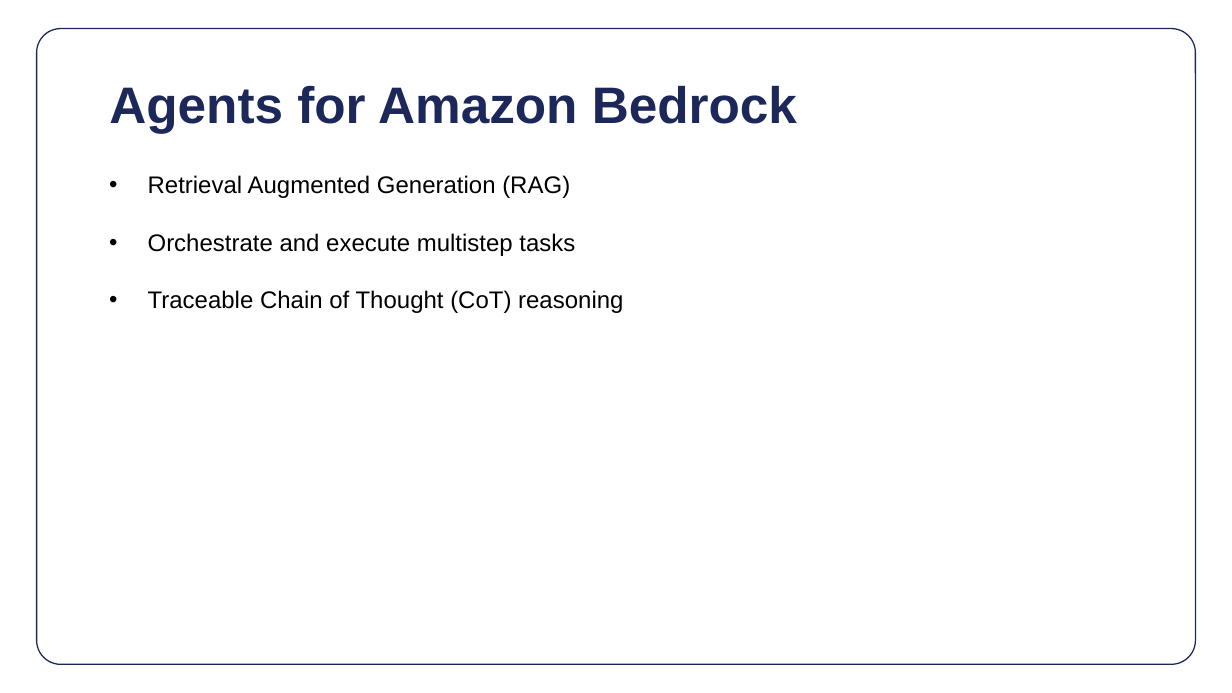
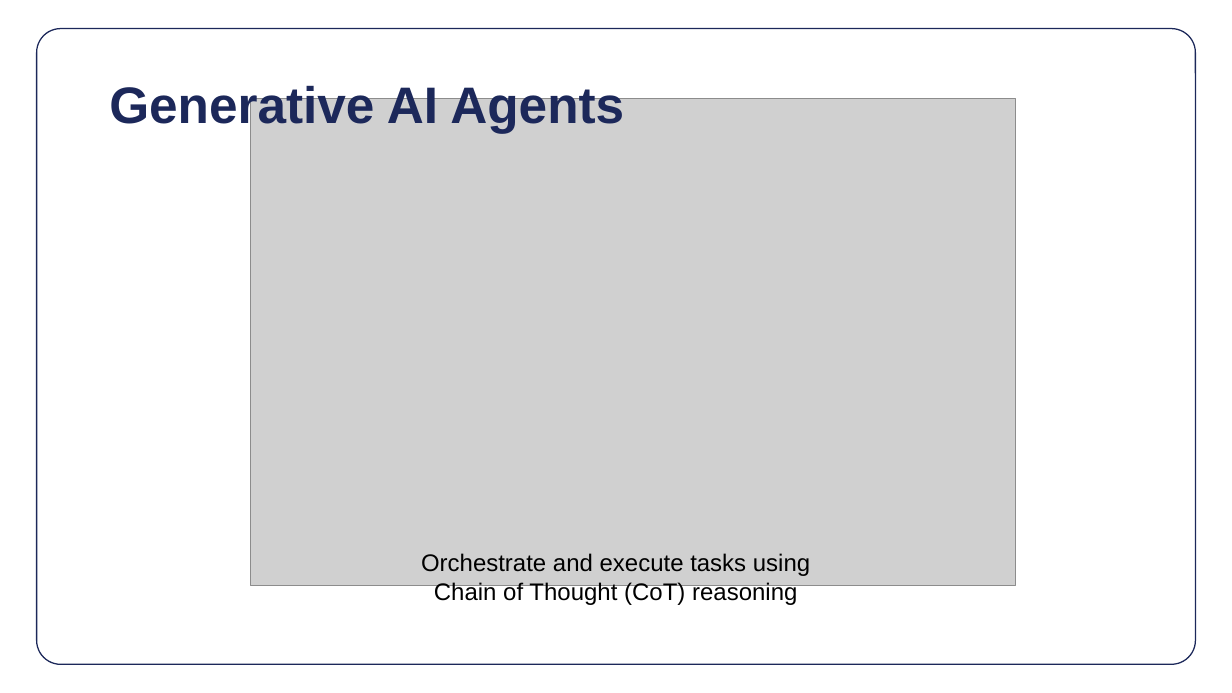
Before and after one commit to eric-bach/kanoe, a slide deck: slide 2 of kanoe.pptx (slide 3 before the commit). Drawn at 1232x693 pixels with LibreOffice and Linux fonts; fonts in the diff are those of the drawing; grey boxes stand for pictures. Boxes give left, top, right and bottom in pixels: in the first picture for what was removed or moved away, otherwise in the second. Text is boxed around its words. In the diff, an @@ line names an element or a change of style, - is before the commit and + after.

```diff
--- a/kanoe.pptx
+++ b/kanoe.pptx
@@ title at (x1=109, y1=82, x2=624, y2=133): text changed @@
-Agents for Amazon Bedrock
+Generative AI Agents
@@ picture added at (x1=250, y1=99, x2=1015, y2=585) @@
@@ text at (x1=421, y1=553, x2=810, y2=605): text changed @@
-• Retrieval Augmented Generation (RAG)
-• Orchestrate and execute multistep tasks
-• Traceable Chain of Thought (CoT) reasoning
+Orchestrate and execute tasks using Chain of Thought (CoT) reasoning
```
Also in this commit, not shown: 1 other slide changed, 1 slide removed.
